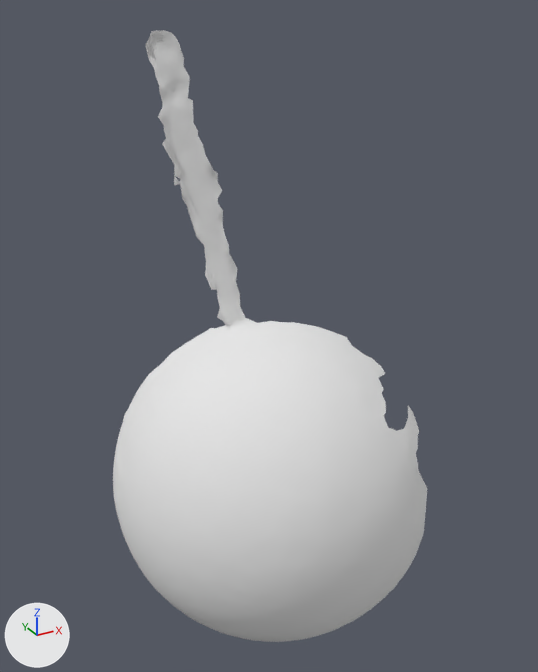
Two versions of the OBJ model res/pendulum_horizontal/Pendulum_horizontal.000036.obj, one commit apart.
Camera for both pictures: a 50 mm lens placed at (157.0, -484.0, 391.0), pointed at (432.0, 16.0, 141.0). Every picture has the same lights, and +X, +Y and +Z are marked at lower left. Where no turn or scale is listed for an object, it has been applied to the vertices.

The first picture shows 'Pendulum_horizontal.000036'.
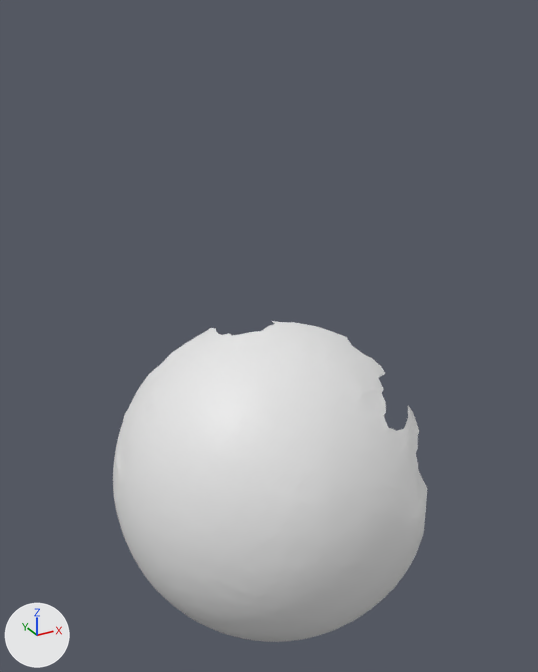
Changed parts and their boxes [x1, y1, x2, y2] in the pictures (538 x 672 px):
'Pendulum_horizontal.000036', reshaped (47% shorter): before [113, 30, 427, 642]; after [113, 321, 427, 642]
part 1 of me_pendulum_horizontal_000036, deleted: before [146, 30, 275, 336]

What changed in the scene script:
```text
Change me_pendulum_horizontal_000036:
    used by ob_pendulum_horizontal_000036; location = (0.0, 0.0, 0.0)
    remove me_pendulum_horizontal_000036.from_pydata(...)  # 5337 vertices, 10501 faces; spans x 298.0..533.0, y -116.0..137.0, z -151.0..376.0
    remove me_pendulum_horizontal_000036.materials.append(mat_pendulum_horizontal_000036)  # white #e7e7e7
    add me_pendulum_horizontal_000036.from_pydata(...)  # 4905 vertices, 9701 faces; spans x 298.0..533.0, y -116.0..137.0, z -151.0..141.0
    me_pendulum_horizontal_000036 part 1: 432 vertices removed from x 363.0..442.0, y 35.0..87.0, z 135.0..376.0
```
